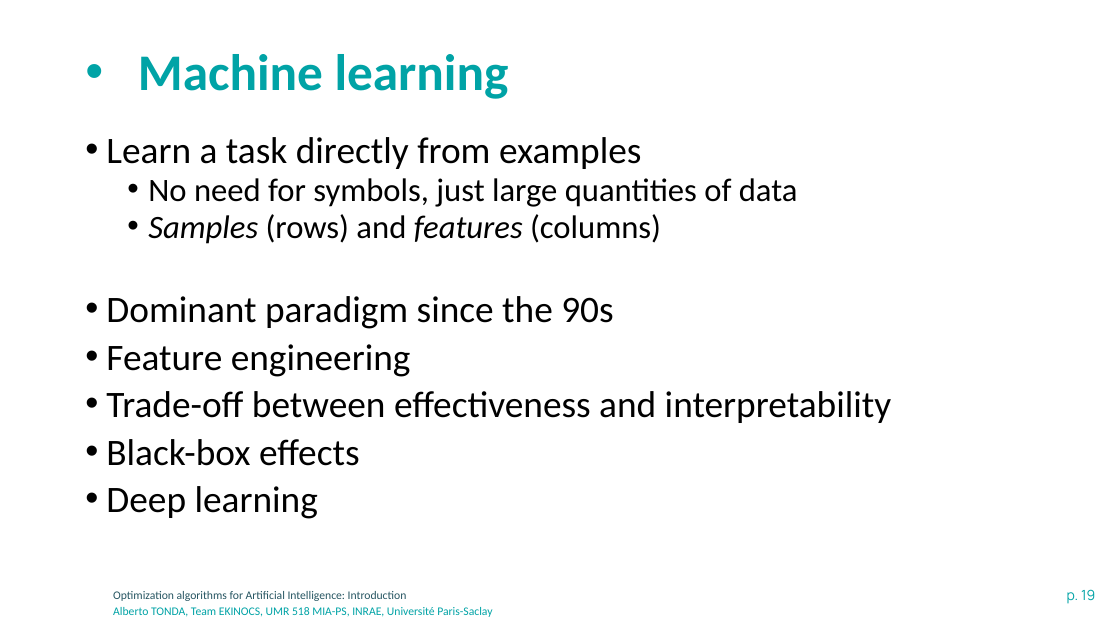
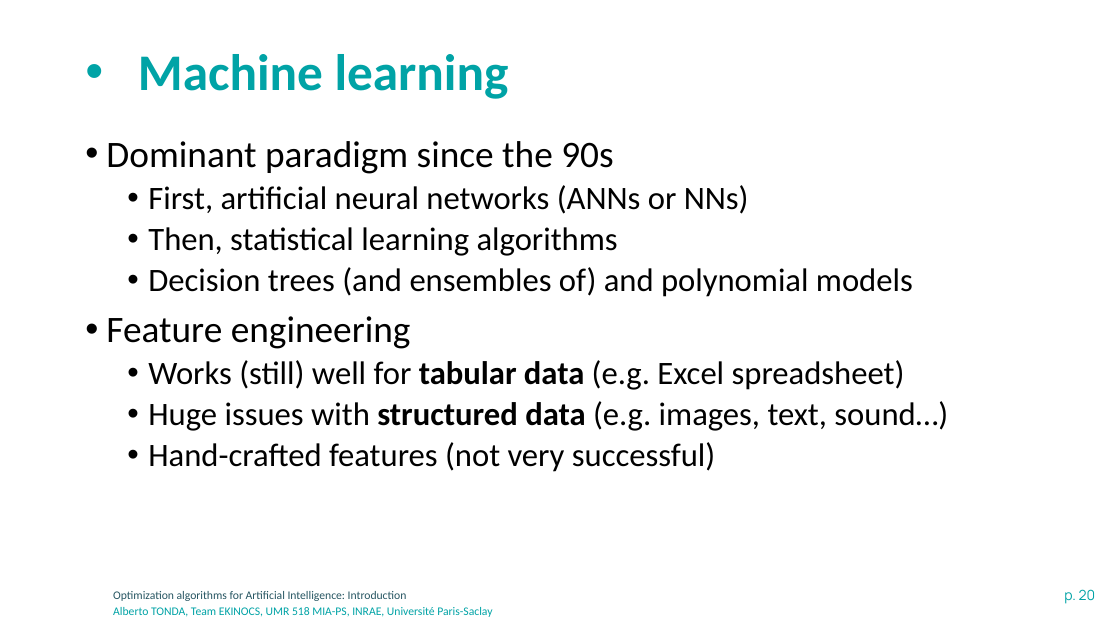
Before and after one commit to albertotonda/teaching, a slide deck: slide 20 of optimization-methods-for-artificial-intelligence/introduction.pptx (slide 19 before the commit). Drawn at 1120x630 pixels with LibreOffice and Linux fonts; fonts in the diff are those of the drawing; background and template pictures are left out. Boxes give left, top, right and bottom in pixels: in the first picture for what was removed or moved away, otherwise in the second. Text is boxed around its words. In the diff, an @@ line names an element or a change of style, - is before the commit and + after.

```diff
--- a/optimization-methods-for-artificial-intelligence/introduction.pptx
+++ b/optimization-methods-for-artificial-intelligence/introduction.pptx
@@ text at bbox=[106, 137, 798, 244]: paragraphs removed @@
-• Learn a task directly from examples
-  • No need for symbols, just large quantities of data
-  • Samples (rows) and features (columns)
@@ text at bbox=[106, 141, 613, 349]: line spacing 0.8 to 0.9 @@
@@ text at bbox=[148, 185, 913, 297]: paragraphs added @@
+  • First, artificial neural networks (ANNs or NNs)
+  • Then, statistical learning algorithms
+  • Decision trees (and ensembles of) and polynomial models
@@ text at bbox=[148, 360, 948, 472]: text changed; size 32 to 28 pt @@
-• Trade-off between effectiveness and interpretability
-• Black-box effects
-• Deep learning
+  • Works (still) well for tabular data (e.g. Excel spreadsheet)
+  • Huge issues with structured data (e.g. images, text, sound…)
+  • Hand-crafted features (not very successful)
@@ page number at bbox=[1064, 589, 1095, 604]: text changed @@
-p. 19
+p. 20
```
Also in this commit, not shown: 8 other slides changed, 2 slides added, 4 other files.
